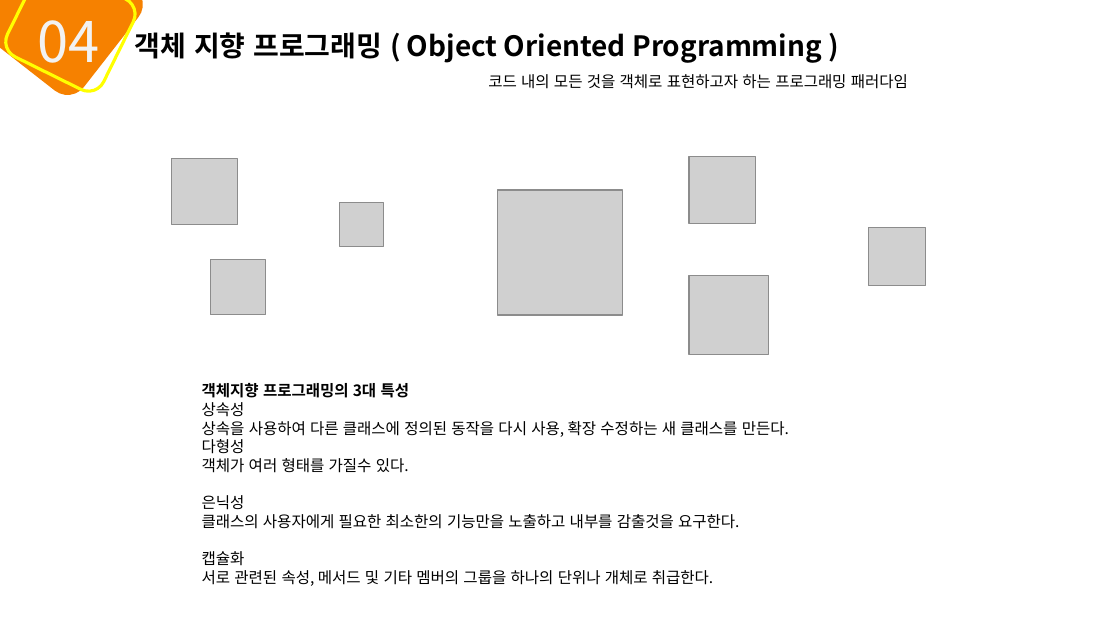
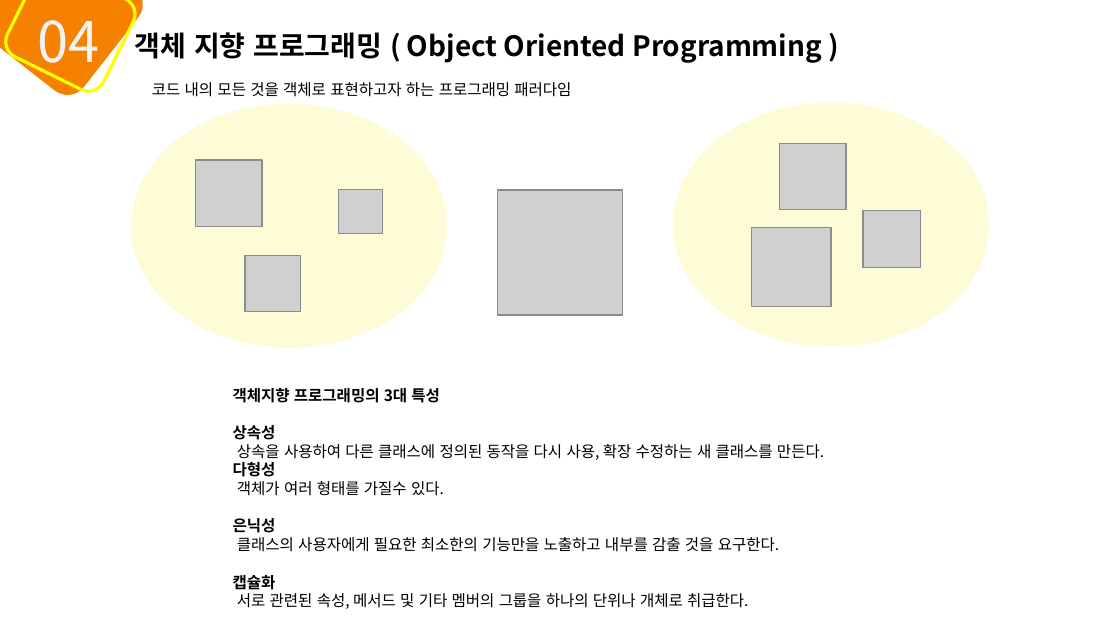
Before and after one commit to mins1119/C-, a slide deck: slide 31 of 2주차.pptx. Drawn at 1120x630 pixels with LibreOffice and Linux fonts; fonts in the diff are those of the drawing; grey boxes stand for pictures. Boxes give left, top, right and bottom in pixels: in the first picture for what was removed or moved away, otherwise in the second. Text is boxed around its words. In the diff, an @@ line names an element or a change of style, - is before the commit and + after.

```diff
--- a/2주차.pptx
+++ b/2주차.pptx
@@ text "코드 내의 모든 것을 객체로 ...": place and size @@
-text "코드 내의 모든 것을 객체로 ..." at [488,74,908,89]
+text "코드 내의 모든 것을 객체로 ..." at [152,82,571,97]
@@ ellipse added at [131,104,447,348], fill #FEFAA8 at 47% opacity @@
@@ ellipse added at [673,103,989,347], fill #FEFAA8 at 47% opacity @@
@@ picture: place and size @@
-picture at [689,157,756,224]
+picture at [780,143,847,211]
@@ picture: place and size @@
-picture at [171,159,237,225]
+picture at [196,160,262,226]
@@ picture: place and size @@
-picture at [339,203,383,246]
+picture at [338,189,382,233]
@@ picture: place and size @@
-picture at [689,276,768,355]
+picture at [752,227,831,307]
@@ picture: place and size @@
-picture at [868,227,925,284]
+picture at [864,211,921,268]
@@ picture: place and size @@
-picture at [211,260,265,315]
+picture at [245,255,300,310]
@@ text "객체지향 프로그래밍의 3대 특성": place and size @@
-text "객체지향 프로그래밍의 3대 특성" at [202,383,789,586]
+text "객체지향 프로그래밍의 3대 특성" at [233,388,824,609]
@@ text at [233,425,276,590]: bold on in "상속성", "다형성", "은닉성", "캡슐화" @@
@@ text at [237,537,779,552]: spaces changed @@
-클래스의 사용자에게 필요한 최소한의 기능만을 노출하고 내부를 감출것을 요구한다.
+클래스의 사용자에게 필요한 최소한의 기능만을 노출하고 내부를 감출 것을 요구한다.
```
Also in this commit, not shown: 47 other slides changed.
